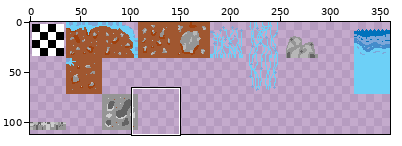
A sprite sheet gets an edit: Up Unwell/tilesets/Basic_ground_Tile/output_tileset.png. Above: a wide view before the commit, with the close-up outlined.
Close-up. As it was:
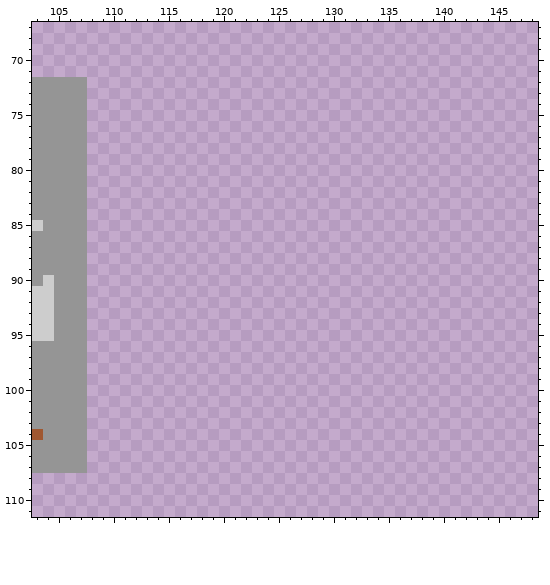
The file is 360x360 pixels. Shown: x 103..148, y 67..111. The wide view leaves out empty margins. The commit also changed other parts of the picture, which this record leaves out.
The result:
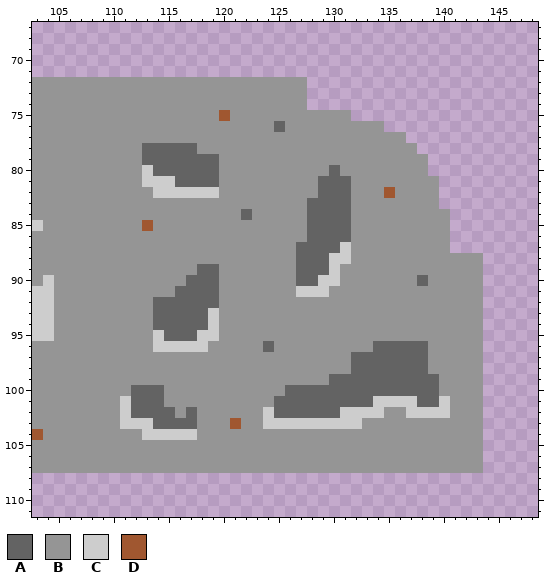
Palette (. is transparent): A #636363  B #959595  C #cdcdcd  D #a05730
Changes in this commit:
Changed rows in their new state; - is an unchanged pixel.
first column x 108:
 72 BBBBBBBBBBBBBBBBBBBB----------------
 73 BBBBBBBBBBBBBBBBBBBB----------------
 74 BBBBBBBBBBBBBBBBBBBB----------------
 75 BBBBBBBBBBBBDBBBBBBBBBBB------------
 76 BBBBBBBBBBBBBBBBBABBBBBBBBB---------
 77 BBBBBBBBBBBBBBBBBBBBBBBBBBBBB-------
 78 BBBBBAAAAABBBBBBBBBBBBBBBBBBBB------
 79 BBBBBAAAAAAABBBBBBBBBBBBBBBBBBB-----
 80 BBBBBCAAAAAABBBBBBBBBBABBBBBBBB-----
 81 BBBBBCCCAAAABBBBBBBBBAAABBBBBBBB----
 82 BBBBBBCCCCCCBBBBBBBBBAAABBBDBBBB----
 83 BBBBBBBBBBBBBBBBBBBBAAAABBBBBBBB----
 84 BBBBBBBBBBBBBBABBBBBAAAABBBBBBBBB---
 85 BBBBBDBBBBBBBBBBBBBBAAAABBBBBBBBB---
 86 BBBBBBBBBBBBBBBBBBBBAAAABBBBBBBBB---
 87 BBBBBBBBBBBBBBBBBBBAAAACBBBBBBBBB---
 88 BBBBBBBBBBBBBBBBBBBAAACCBBBBBBBBBBBB
 89 BBBBBBBBBBAABBBBBBBAAACBBBBBBBBBBBBB
 90 BBBBBBBBBAAABBBBBBBAACCBBBBBBBABBBBB
 91 BBBBBBBBAAAABBBBBBBCCCBBBBBBBBBBBBBB
 92 BBBBBBAAAAAABBBBBBBBBBBBBBBBBBBBBBBB
 93 BBBBBBAAAAACBBBBBBBBBBBBBBBBBBBBBBBB
 94 BBBBBBAAAAACBBBBBBBBBBBBBBBBBBBBBBBB
 95 BBBBBBCAAACCBBBBBBBBBBBBBBBBBBBBBBBB
 96 BBBBBBCCCCCBBBBBABBBBBBBBBAAAAABBBBB
 97 BBBBBBBBBBBBBBBBBBBBBBBBAAAAAAABBBBB
 98 BBBBBBBBBBBBBBBBBBBBBBBBAAAAAAABBBBB
 99 BBBBBBBBBBBBBBBBBBBBBBAAAAAAAAAABBBB
100 BBBBAAABBBBBBBBBBBAAAAAAAAAAAAAABBBB
101 BBBCAAABBBBBBBBBBAAAAAAAAACCCCAACBBB
102 BBBCAAAABABBBBBBCAAAAAACCCCBBCCCCBBB
103 BBBCCCAAAABBBDBBCCCCCCCCCBBBBBBBBBBB
104 BBBBBCCCCCBBBBBBBBBBBBBBBBBBBBBBBBBB
105 BBBBBBBBBBBBBBBBBBBBBBBBBBBBBBBBBBBB
106 BBBBBBBBBBBBBBBBBBBBBBBBBBBBBBBBBBBB
107 BBBBBBBBBBBBBBBBBBBBBBBBBBBBBBBBBBBB
Changed places in both close-ups, as pixel boxes (x1, y1, x2, y2):
added: (87, 77, 483, 473)
